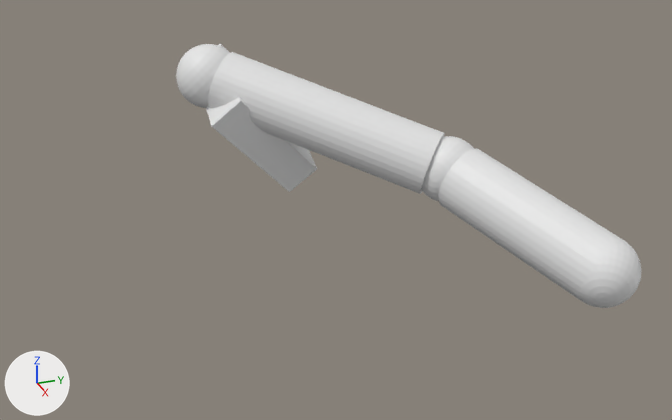
What one commit did to the Blender file blender_files/action_figure.blend.
Camera for both pictures: a 50 mm lens placed at (9.47, -7.2, 5.64), pointed at (-2.47, -2.95, 0.33). Every picture has the same lights, and +X, +Y and +Z are marked at lower left.

In view in the first picture: 'arm', 'elbow', 'wrist'.
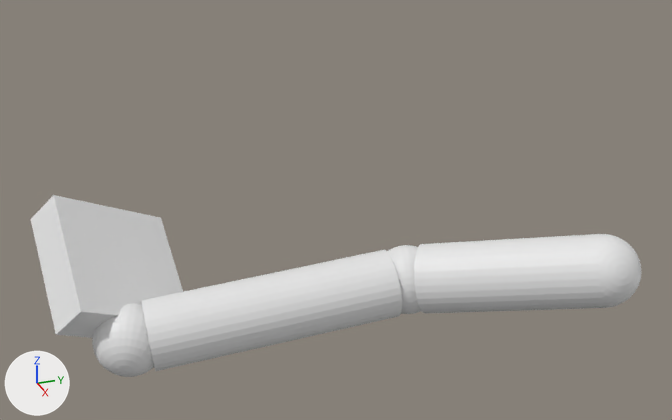
Diff of the bpy script that builds the scene:
```diff
--- a/blender_files/action_figure.blend.py
+++ b/blender_files/action_figure.blend.py
@@ ob_wrist @@
 ob_wrist = bpy.data.objects.new('wrist', me_sphere)
-ob_wrist.location = (-4.62, -4.3, 1.93)
-ob_wrist.rotation_euler = (-0.125, -0.761, 1.391)  # degrees (-7.2, -44, 80)
+ob_wrist.location = (-1.89, -6.14, -0.91)
+ob_wrist.rotation_euler = (2.178, -0.808, 0.795)  # degrees (125, -46, 46)
 ob_wrist.scale = (0.5, 0.5, 0.5)
@@ ob_arm @@
 ob_arm.location = (0.0, 0.0, 0.0)
-ob_arm.rotation_euler = (-0.611, -1.133, 0.105)  # degrees (-35, -65, 6)
+ob_arm.rotation_euler = (0.386, -2.034, -0.5)  # degrees (22, -117, -29)
 ob_arm.scale = (0.5, 0.5, 0.5)
@@ ob_elbow @@
 ob_elbow = bpy.data.objects.new('elbow', me_sphere_002)
-ob_elbow.location = (-2.33, -1.23, 0.8)
-ob_elbow.rotation_euler = (0.864, -1.36, 1.413)  # degrees (50, -78, 81)
+ob_elbow.location = (-1.6, -2.17, -0.53)
+ob_elbow.rotation_euler = (1.346, -1.765, 1.481)  # degrees (77, -101, 85)
 ob_elbow.scale = (0.5, 0.5, 0.5)
```

Location of each change, [x1, y1, x2, y2] in pixels of the pictures (672 x 420 px):
'elbow', moved, turned: before [208, 52, 474, 201]; after [141, 245, 421, 371]
'arm', turned: before [439, 149, 642, 308]; after [414, 234, 641, 313]
'wrist', moved, turned: before [176, 44, 317, 192]; after [31, 195, 183, 377]
